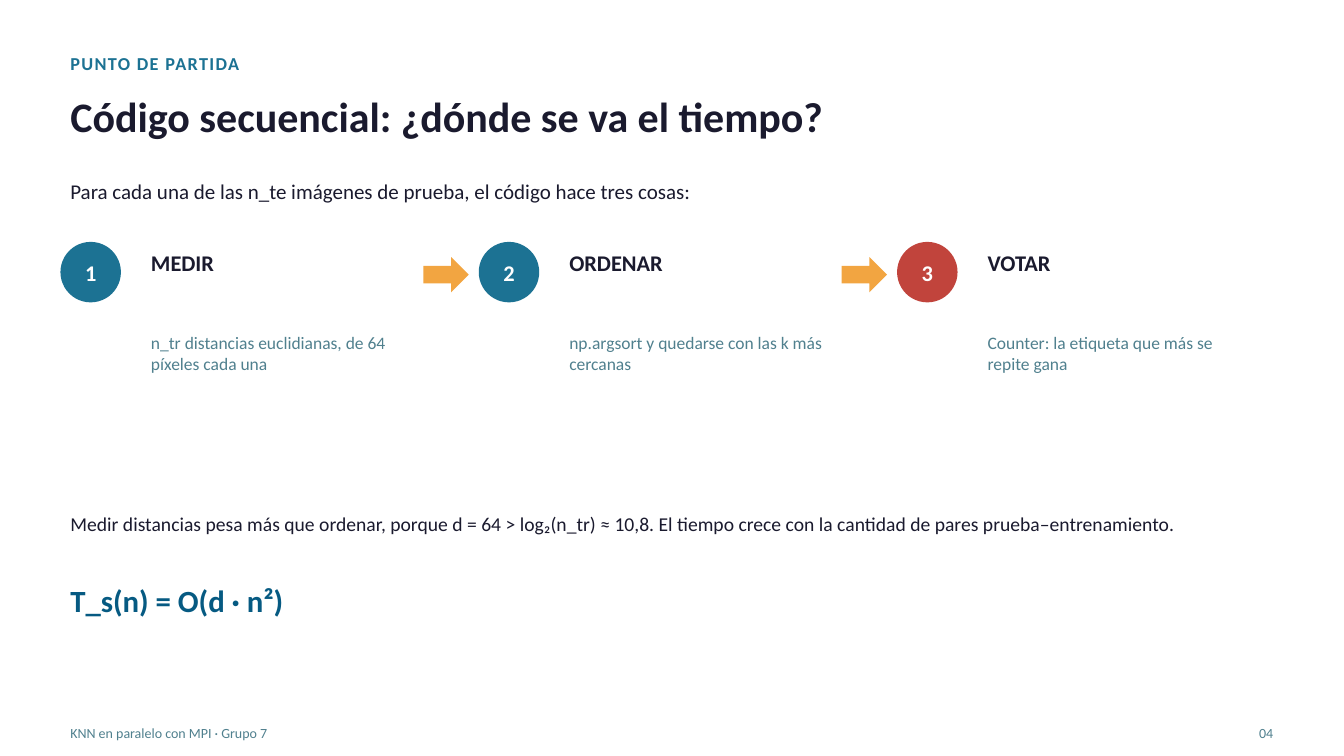
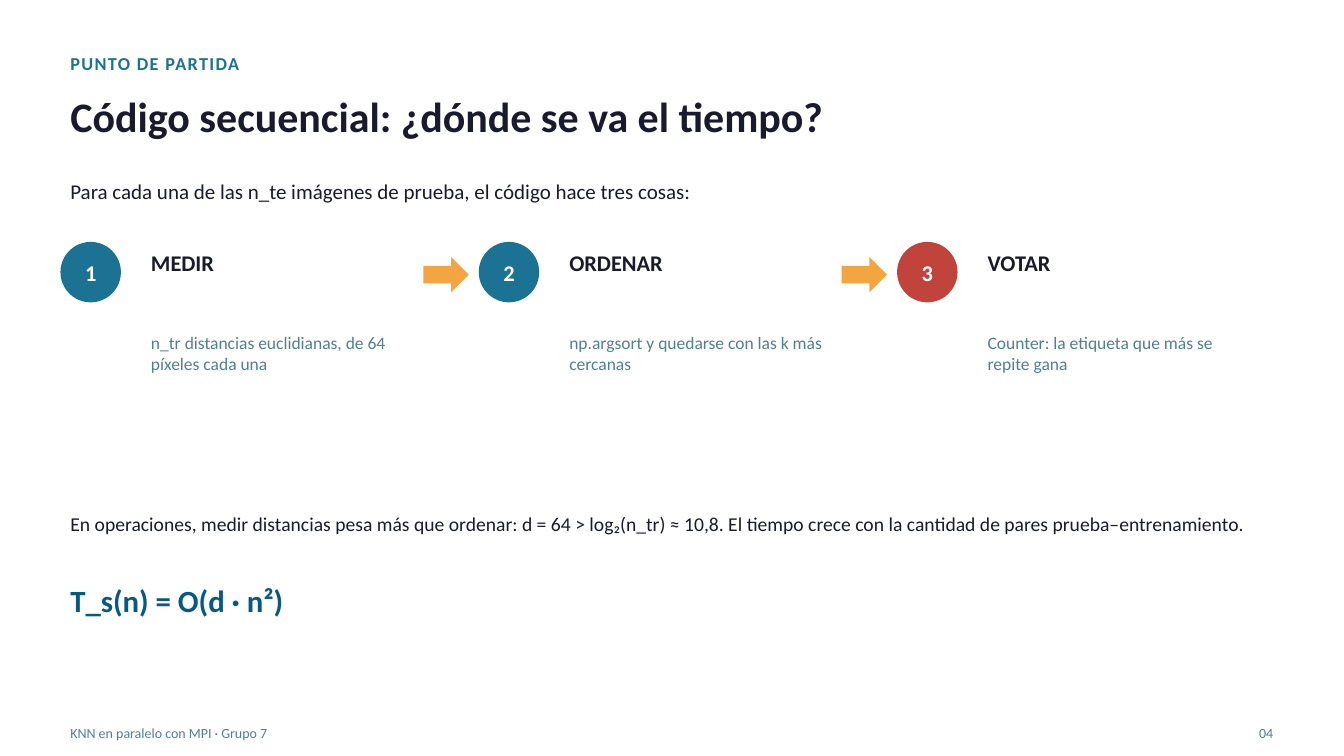
Before and after one commit to LuisIZ/Proyecto_CPD, a slide deck: slide 4 of docs/presentation/Presentacion-Entrega-Final.pptx. Drawn at 1344x756 pixels with LibreOffice and Linux fonts; fonts in the diff are those of the drawing. Boxes give left, top, right and bottom in pixels: in the first picture for what was removed or moved away, otherwise in the second. Text is boxed around its words. In the diff, an @@ line names an element or a change of style, - is before the commit and + after.

```diff
--- a/docs/presentation/Presentacion-Entrega-Final.pptx
+++ b/docs/presentation/Presentacion-Entrega-Final.pptx
@@ text at (70,517,1244,535): text changed @@
-Medir distancias pesa más que ordenar, porque d = 64 > log₂(n_tr) ≈ 10,8. El tiempo crece con la cantidad de pares prueba–entrenamiento.
+En operaciones, medir distancias pesa más que ordenar: d = 64 > log₂(n_tr) ≈ 10,8. El tiempo crece con la cantidad de pares prueba–entrenamiento.
```
Also in this commit, not shown: 12 other slides changed, 7 slides added, 2 slides removed, 2 other files.
